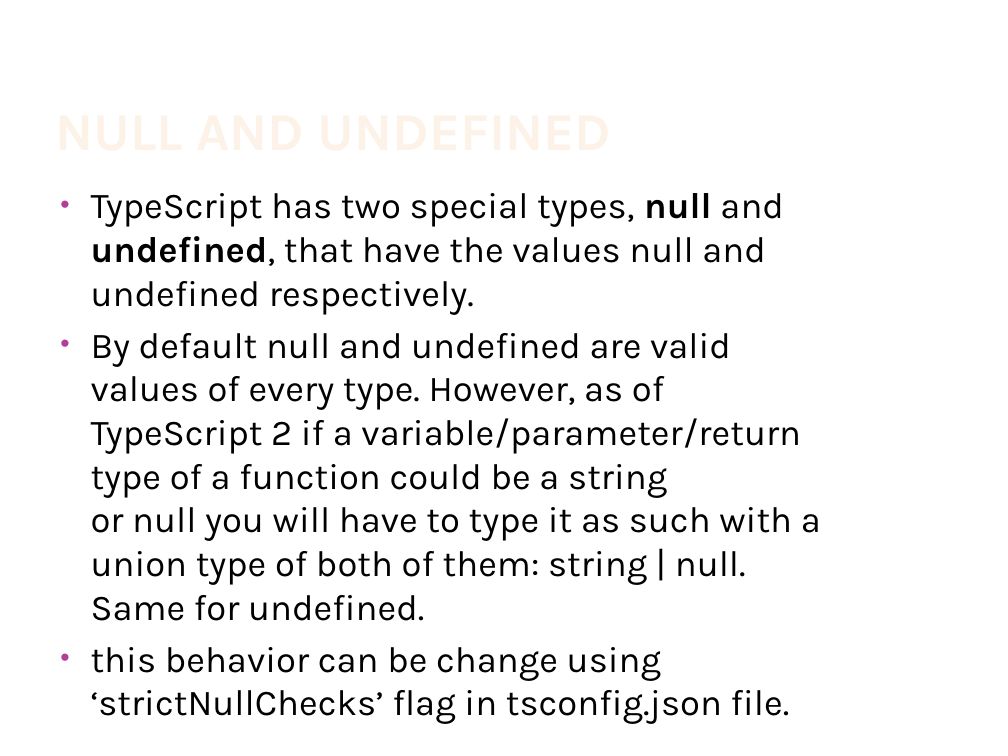
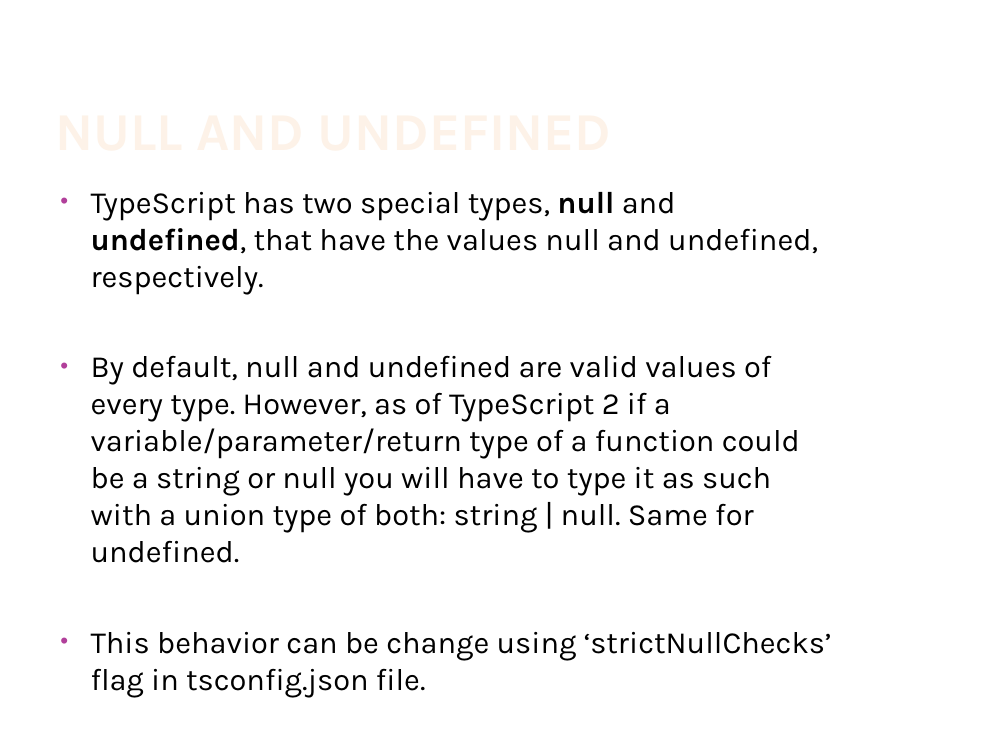
Before and after one commit to IsraelZablianov/TypeScript-Course, a slide deck: slide 9 of Advanced Es6 & TypeScript.pptx (slide 8 before the commit). Drawn at 1008x756 pixels with LibreOffice and Linux fonts; fonts in the diff are those of the drawing; background and template pictures are left out. Boxes give left, top, right and bottom in pixels: in the first picture for what was removed or moved away, otherwise in the second. Text is boxed around its words. In the diff, an @@ line names an element or a change of style, - is before the commit and + after.

```diff
--- a/Advanced Es6 & TypeScript.pptx
+++ b/Advanced Es6 & TypeScript.pptx
@@ text at <box>91,192,832,697</box>: text changed; size 26 to 22 pt @@
-• TypeScript has two special types, null and undefined, that have the values null and undefined respectively.
-• By default null and undefined are valid values of every type. However, as of TypeScript 2 if a variable/parameter/return type of a function could be a string or null you will have to type it as such with a union type of both of them: string | null. Same for undefined.
-• this behavior can be change using ‘strictNullChecks’ flag in tsconfig.json file.
+• TypeScript has two special types, null and undefined, that have the values null and undefined, respectively.
+• By default, null and undefined are valid values of every type. However, as of TypeScript 2 if a variable/parameter/return type of a function could be a string or null you will have to type it as such with a union type of both: string | null. Same for undefined.
+• This behavior can be change using ‘strictNullChecks’ flag in tsconfig.json file.
```
Also in this commit, not shown: 13 other slides changed, 3 slides added.
